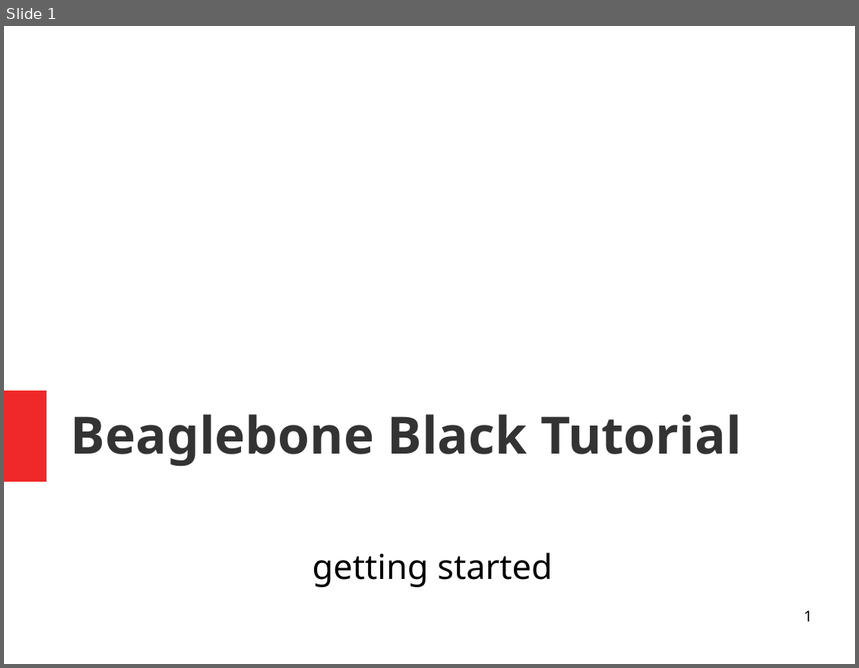
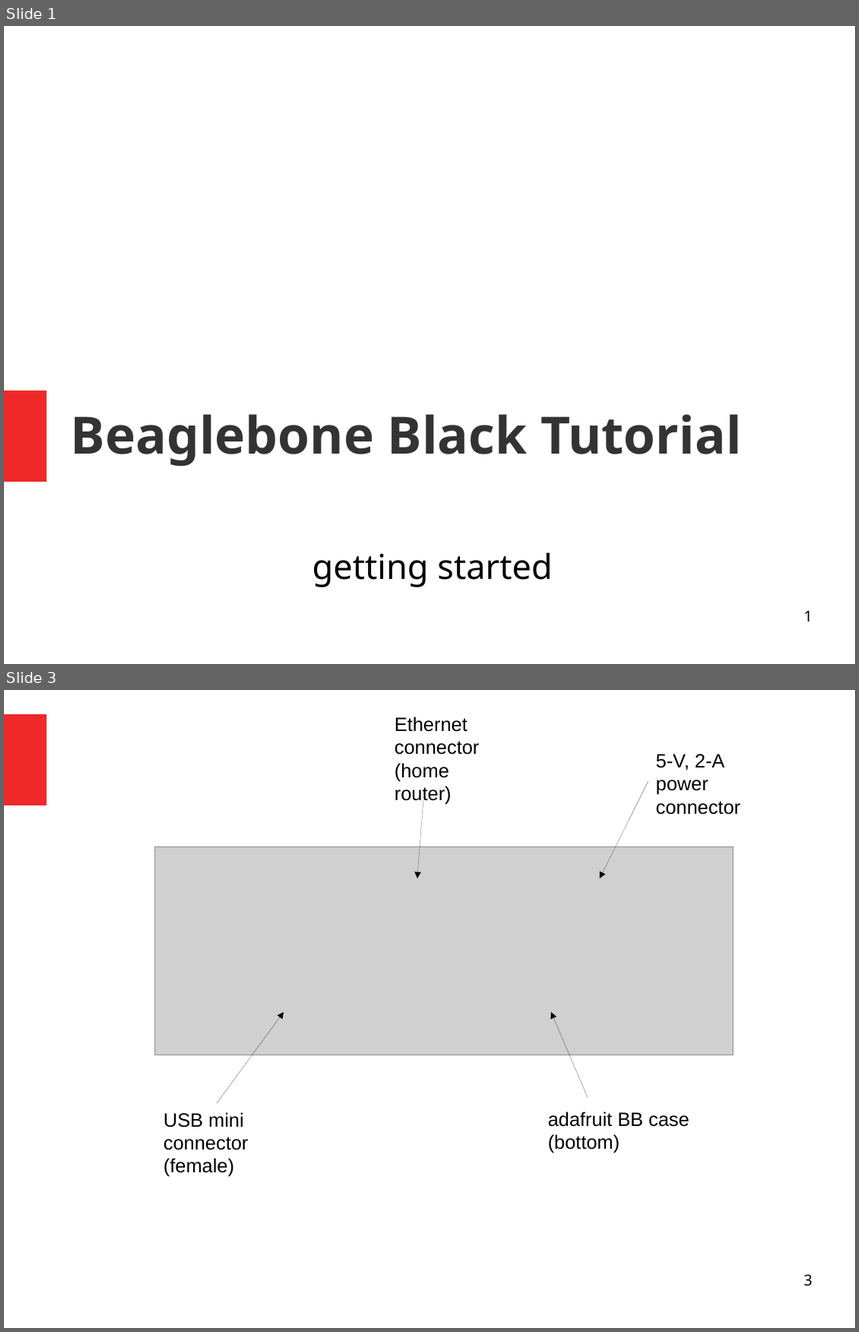
Before and after one commit to takiszourntos/teaching, a slide deck: instructional/BB_intro/slides.odp. Shown one above the other, each under a label of ours: slide 1 before the commit, slides 1 and 3 after it; the slides between them are not shown. The pictures are 859x668 and 859x1332 pixels, drawn with LibreOffice and Linux fonts; fonts in the diff are those of the drawing; grey boxes stand for pictures. Boxes give left, top, right and bottom in pixels: in the first picture for what was removed or moved away, otherwise in the second. Text is boxed around its words. In the diff, an @@ line names an element or a change of style, - is before the commit and + after.

```diff
--- a/instructional/BB_intro/slides.odp
+++ b/instructional/BB_intro/slides.odp
@@ slide 3 added at (4, 690, 855, 1328), background #FFFFFF @@
@@ rectangle added at (4, 714, 47, 805), fill #EF2929 @@
@@ text added at (395, 717, 479, 805), 18 pt, text #000000 @@
+Ethernet connector
+(home router)
@@ text added at (656, 754, 740, 815), 18 pt, text #000000 @@
+5-V, 2-A power connector
@@ arrow added from (424, 799) to (417, 878), #000000 0 pt @@
@@ arrow added from (649, 781) to (601, 878), #000000 0 pt @@
@@ picture added at (155, 847, 734, 1055) @@
@@ arrow added from (218, 1103) to (284, 1012), #000000 0 pt @@
@@ arrow added from (588, 1098) to (552, 1012), #000000 0 pt @@
@@ text added at (164, 1113, 248, 1177), 18 pt, text #000000 @@
+USB mini connector (female)
@@ text added at (548, 1112, 690, 1154), 18 pt, text #000000 @@
+adafruit BB case
+(bottom)
@@ page number added at (804, 1274, 813, 1287), 14 pt, text #000000 @@
+3
```
Also in this commit, not shown: 1 slide changed, 1 other file.
